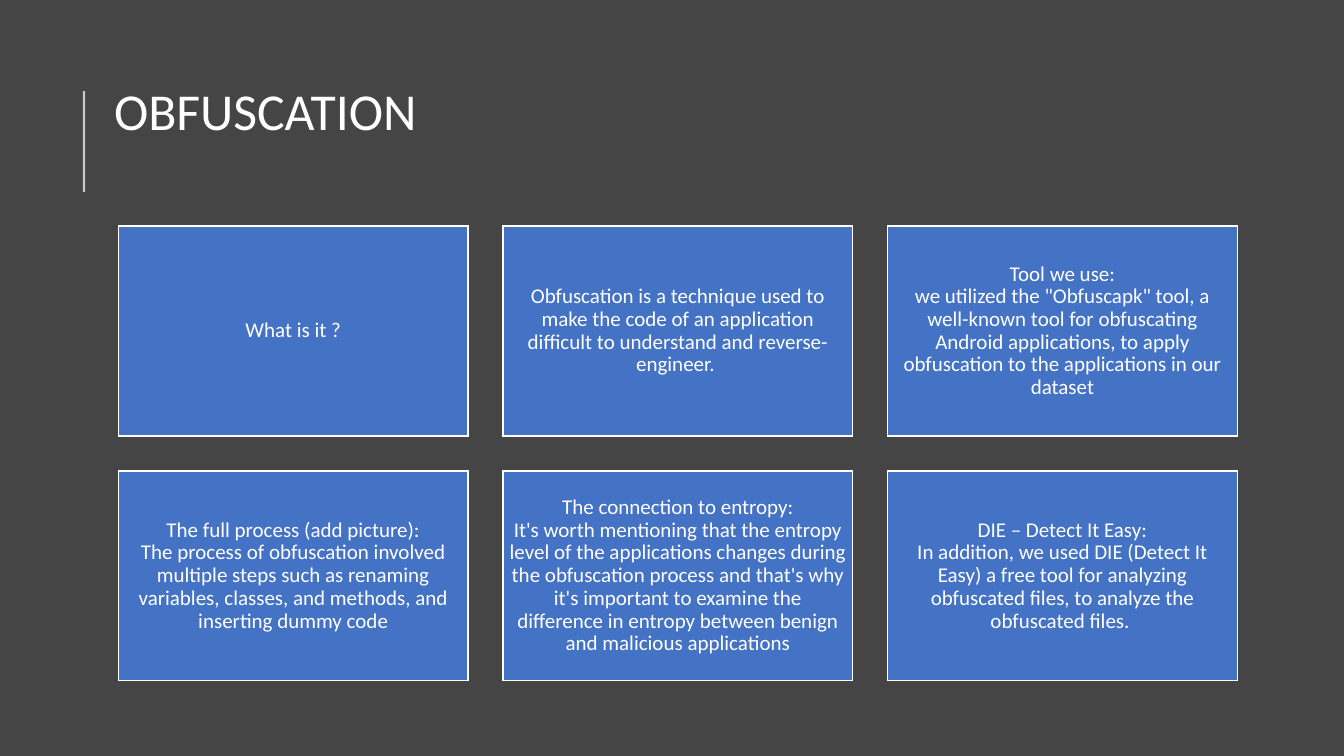
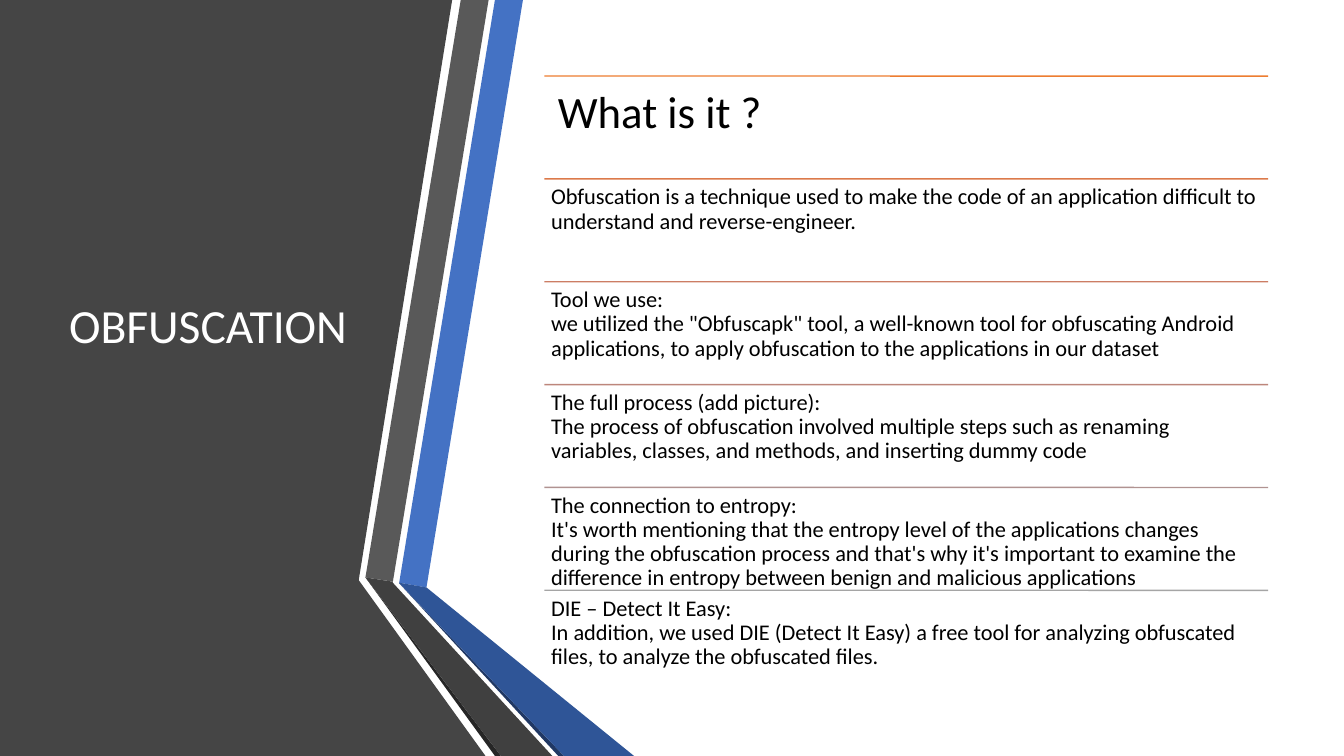
Before and after one commit to TalMalchi/drebin-android-attack, a slide deck: slide 4 of Presentation.pptx. Drawn at 1344x756 pixels with LibreOffice and Linux fonts; fonts in the diff are those of the drawing. Boxes give left, top, right and bottom in pixels: in the first picture for what was removed or moved away, otherwise in the second. Text is boxed around its words. In the diff, an @@ line names an element or a change of style, - is before the commit and + after.

```diff
--- a/Presentation.pptx
+++ b/Presentation.pptx
@@ background #454545 to #FFFFFF @@
@@ freeform shape added at <box>0,0,486,756</box>, fill #454545 @@
@@ title "OBFUSCATION": place and size @@
-title "OBFUSCATION" at <box>114,96,416,131</box>
+title "OBFUSCATION" at <box>69,312,347,344</box>
@@ title "OBFUSCATION" at <box>69,312,347,344</box>: size 37 to 34 pt @@
@@ text "What is it ?": place and size @@
-text "What is it ?" at <box>245,322,327,337</box>
+text "What is it ?" at <box>558,97,730,129</box>
@@ text "What is it ?" at <box>558,97,730,129</box>: size 15 to 32 pt, text colour #FFFFFF to #000000; alignment centre to left; more space between paragraphs; vertical alignment middle to top @@
@@ line removed from (84, 192) to (84, 91) @@
@@ text "Obfuscation is a technique used ...": place and size @@
-text "Obfuscation is a technique used ..." at <box>528,288,827,375</box>
+text "Obfuscation is a technique used ..." at <box>551,188,1256,233</box>
@@ text "Tool we use: we utilized ...": place and size @@
-text "Tool we use: we utilized ..." at <box>904,266,1221,394</box>
+text "Tool we use: we utilized ..." at <box>551,291,1234,360</box>
@@ size 15 to 16 pt, text colour #FFFFFF to #000000; alignment centre to left; vertical alignment middle to top in 5 elements at <box>551,291,1234,360</box>, <box>551,497,1236,591</box>, <box>551,601,1235,668</box>, <box>551,188,1256,233</box>, <box>551,394,1169,462</box> @@
@@ text "The full process (add picture): ...": place and size @@
-text "The full process (add picture): ..." at <box>139,522,447,632</box>
+text "The full process (add picture): ..." at <box>551,394,1169,462</box>
@@ group removed at <box>118,226,1238,681</box>: 6 rectangles @@
@@ text "The connection to entropy: It's ...": place and size @@
-text "The connection to entropy: It's ..." at <box>510,499,846,654</box>
+text "The connection to entropy: It's ..." at <box>551,497,1236,591</box>
@@ group added at <box>366,0,634,756</box>: 6 freeform shapes @@
@@ text "DIE – Detect It Easy: ...": place and size @@
-text "DIE – Detect It Easy: ..." at <box>917,523,1207,628</box>
+text "DIE – Detect It Easy: ..." at <box>551,601,1235,668</box>
@@ group added at <box>544,76,1268,591</box>: 6 lines @@
```
Also in this commit, not shown: 6 other slides changed, 2 slides added.
